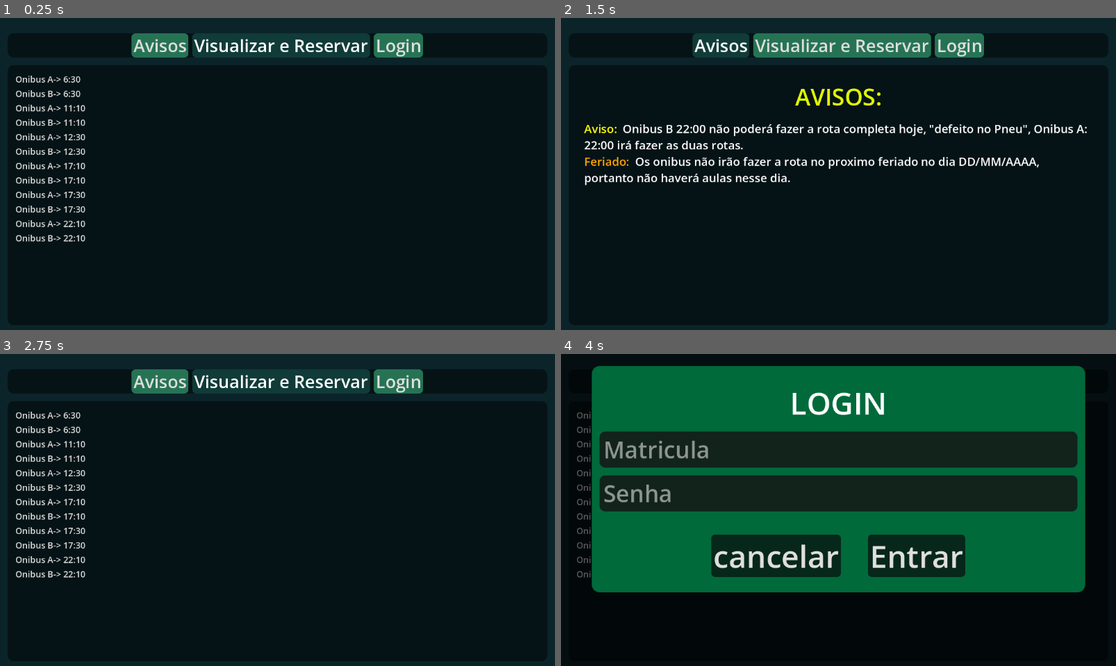
Above: before the commit, frames 1-4 (two rows, left to right).
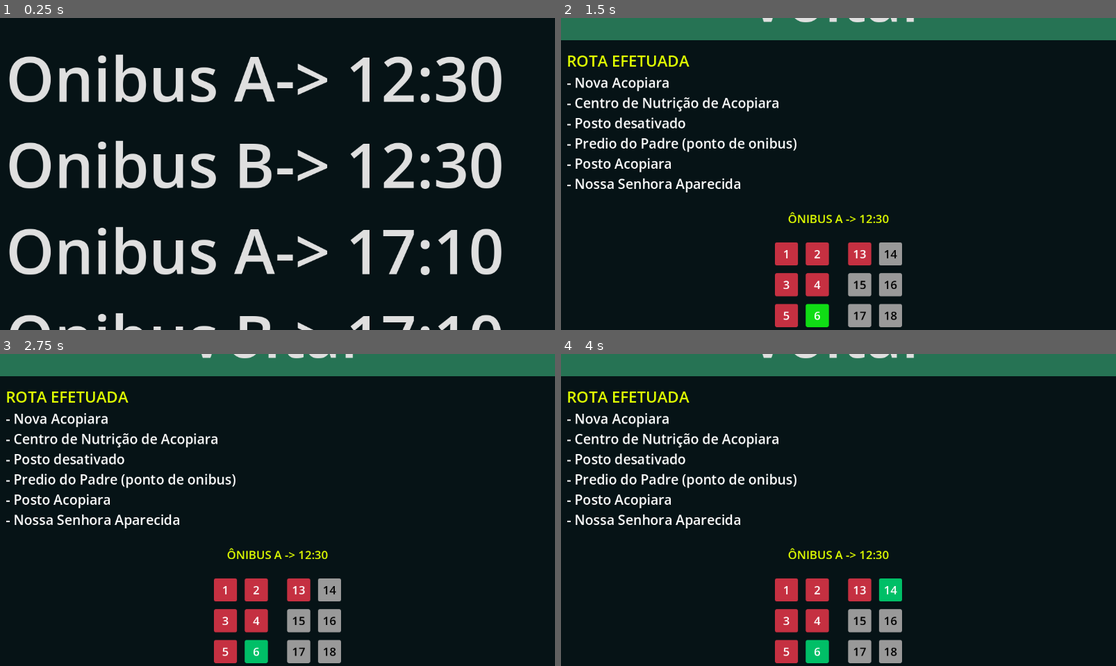
Above: after the commit, the same moments.

Repository: DOGamedev5/IHCRotasIFCE
Game: Godot game, scene res://src/mobileMain/main.tscn
Two runs of this game, one before a commit and one after it. Both use one fixed random seed, a clock stepped at 60 frames per second and the inputs below. This scene is started directly instead of the project's main scene.
Inputs (mouse positions are in pixels of both pictures, inside the frame that each line leads up to):
- Up to frame 1 (0.25 s): no input
- Up to frame 2 (1.5 s): click (721, 46) at 0.5 s, where only the run before the commit has a clickable "Avisos"; click (816, 314) at 1.25 s, where only the run after the commit has a clickable "6"
- Up to frame 3 (2.75 s): click (283, 382) at 2 s, where only the run before the commit has a clickable "Visualizar e Reservar"
- Up to frame 4 (4 s): click (888, 591) at 2.75 s, where only the run after the commit has a clickable "14"; click (960, 382) at 3.5 s, where only the run before the commit has a clickable "Login"

The runs differ from the first frame. In frame 1, 19% of the frame differs, in the area x 1-91%, y 4-100%; in frame 2, 19%; in frame 3, 18%; in frame 4, 51%, in the area x 0-100%, y 0-100%.

Commit message:
size adjustments

Diff:
--- a/src/classes/rotaButton/rota_button.gd
+++ b/src/classes/rotaButton/rota_button.gd
@@ -8,6 +8,11 @@
 	text = "Onibus " + info.nome + "-> " + info.horario
 	id = Id
 
+func _ready():
+	if ProjectSettings.get("global/isMobile"):
+		add_theme_font_size_override("font_size", 128)
+
+
 func _on_toggled(toggled_on: bool) -> void:
 	if toggled_on:
 		selected.emit(id, self)
--- a/src/mobileMain/main.tscn
+++ b/src/mobileMain/main.tscn
@@ -159,7 +159,7 @@
 custom_minimum_size = Vector2(0, 32)
 layout_mode = 2
 size_flags_vertical = 4
-theme_override_font_sizes/font_size = 36
+theme_override_font_sizes/font_size = 72
 theme_override_styles/normal = SubResource("StyleBoxFlat_ig7tw")
 theme_override_styles/pressed = SubResource("StyleBoxFlat_0xm2m")
 theme_override_styles/hover = SubResource("StyleBoxFlat_h2yge")
@@ -172,7 +172,7 @@
 custom_minimum_size = Vector2(0, 32)
 layout_mode = 2
 size_flags_vertical = 4
-theme_override_font_sizes/font_size = 36
+theme_override_font_sizes/font_size = 72
 theme_override_styles/normal = SubResource("StyleBoxFlat_ig7tw")
 theme_override_styles/pressed = SubResource("StyleBoxFlat_0xm2m")
 theme_override_styles/hover = SubResource("StyleBoxFlat_h2yge")
@@ -186,7 +186,7 @@
 custom_minimum_size = Vector2(0, 32)
 layout_mode = 2
 size_flags_vertical = 4
-theme_override_font_sizes/font_size = 36
+theme_override_font_sizes/font_size = 72
 theme_override_styles/normal = SubResource("StyleBoxFlat_ig7tw")
 theme_override_styles/pressed = SubResource("StyleBoxFlat_0xm2m")
 theme_override_styles/hover = SubResource("StyleBoxFlat_h2yge")
@@ -221,7 +221,7 @@
 custom_minimum_size = Vector2(0, 32)
 layout_mode = 2
 size_flags_vertical = 4
-theme_override_font_sizes/font_size = 44
+theme_override_font_sizes/font_size = 128
 theme_override_styles/normal = SubResource("StyleBoxFlat_ig7tw")
 theme_override_styles/pressed = SubResource("StyleBoxFlat_0xm2m")
 theme_override_styles/hover = SubResource("StyleBoxFlat_h2yge")
